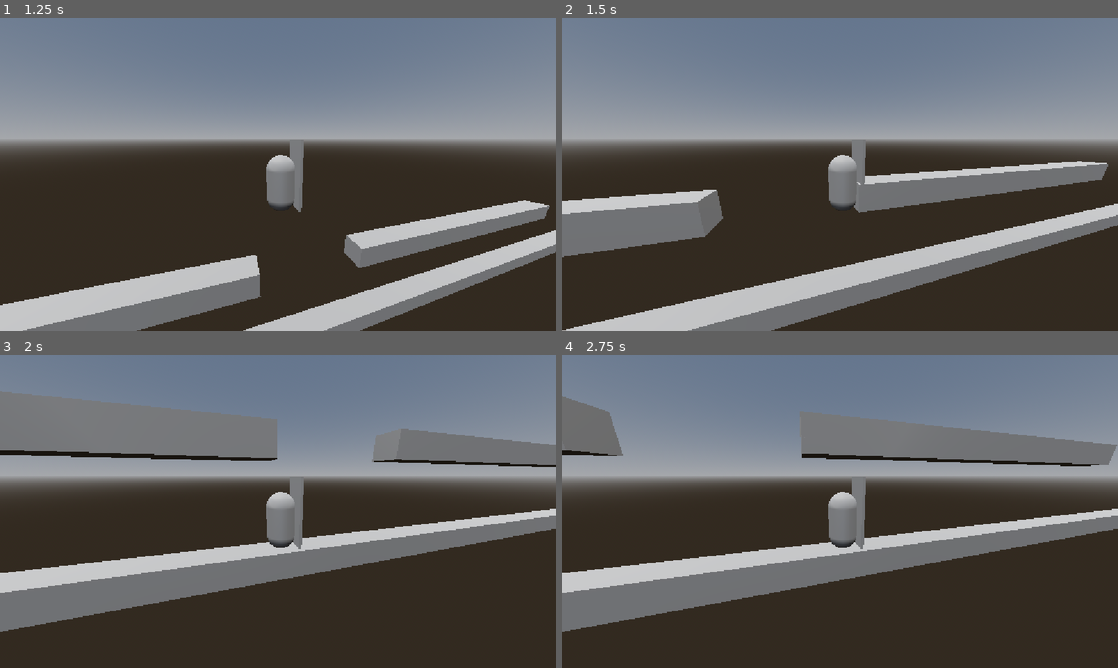
Above: before the commit, frames 1-4 (two rows, left to right).
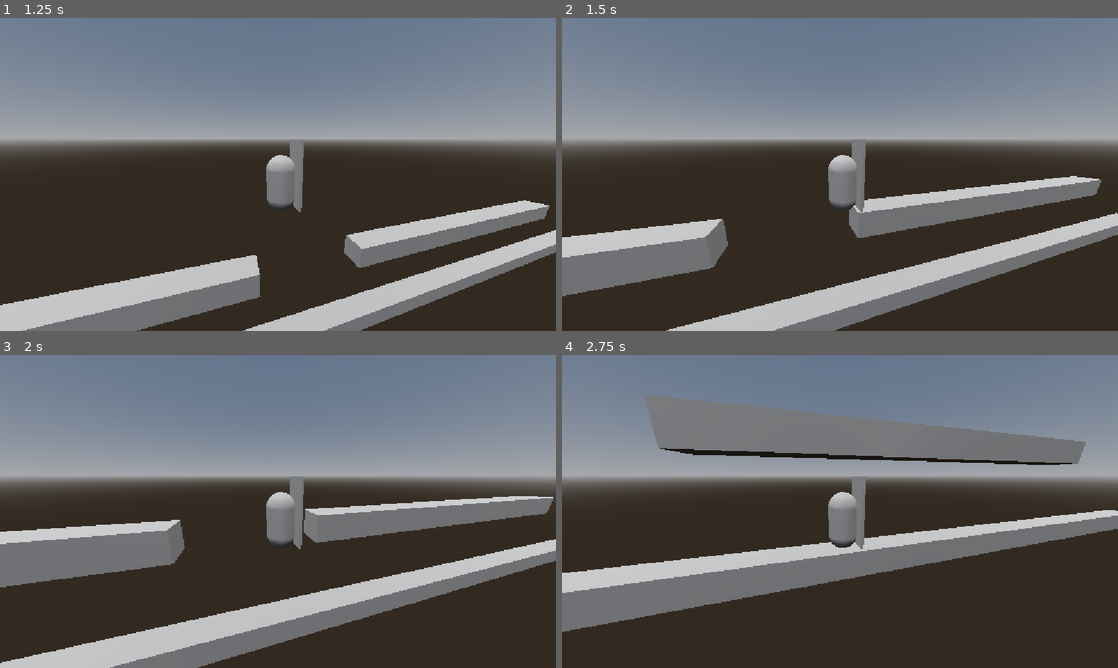
Above: after the commit, the same moments.

Repository: Derpest2Dude/AGL-Mini-Game-Jam-Team-2
Game: Godot game, scene res://Scenes/Test Scenes/jason_test.tscn
The game is run twice, just before and just after one commit, with the same random seed, the same clock (stepped at 60 frames per second) and the same inputs. The project has no main scene, so this scene is started directly.
Inputs:
- Up to frame 1 (1.25 s): tap Enter at 0.5 s; hold D (move_right) from 0.53 s (still down); tap W (jump) at 0.77 s
- Up to frame 2 (1.5 s): release D (move_right) at 1.28 s; hold A (move_left) from 1.28 s (still down)
- Up to frame 3 (2 s): keep holding A (move_left); tap W (jump) at 1.52 s
- Up to frame 4 (2.75 s): release A (move_left) at 2.03 s; hold D (move_right) from 2.03 s (still down)

Frame 1 is identical in both runs. In frame 2, 26% of the frame differs, in the area x 0-100%, y 45-100%; in frame 3, 41%, in the area x 0-100%, y 11-100%; in frame 4, 5.9%.

Commit message:
Add mantling movement and test prints

Diff:
--- a/Scenes/Test Scenes/character_body_3d.gd
+++ b/Scenes/Test Scenes/character_body_3d.gd
@@ -14,6 +14,8 @@
 
 func _physics_process(delta: float) -> void:
 
+	if mantling:
+		velocity.y = 4
 	# Add the gravity.
 	if not is_on_floor():
 		velocity += GRAVITY * delta
@@ -47,15 +49,13 @@
 
 
 func _on_ledge_detection_body_entered(body: Node3D) -> void:
-	if body is not CharacterBody3D:
-
-		mantling = true
-		print(body.get_path())
-		print(mantling)
+	mantling = true
+	print(body.get_path())
+	print(mantling)
 
 
 func _on_ledge_detection_body_exited(body: Node3D) -> void:
-	if body is not CharacterBody3D:
-		mantling = false
-		print(body.get_path())
-		print(mantling)
+	mantling = false
+	velocity.x = 2
+	print(body.get_path())
+	print(mantling)
